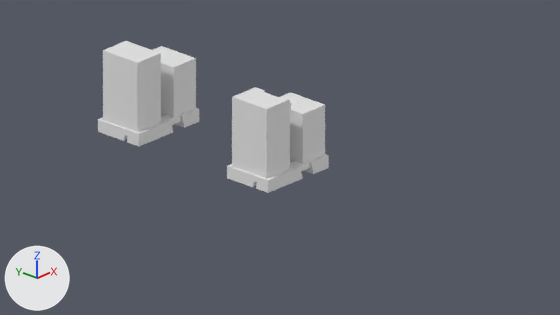
The Blender file models/the_eleventh/blend/eleventh_basemesh_01.blend as it was, and as the next commit left it.
Rendered twice from the file's camera 'Camera'. The lights are fixed; the arrows at lower left show +X, +Y and +Z.

The first picture shows 'base', 'base.001', 'tower_big_src', 'tower_big_src.001', 'tower_big_src.002', 'tower_big_src.003'.
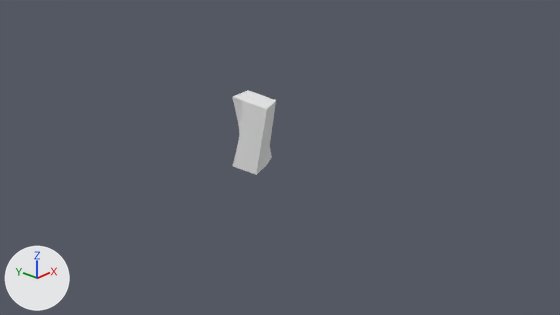
Changed parts and their boxes (x1, y1, x2, y2) in the pictures (560 x 315 px):
'tower_big_src.002', hidden: before (103, 41, 161, 132)
'tower_big_src', reshaped, modifiers changed (24% narrower, 8% shorter): before (232, 87, 290, 179); after (232, 90, 276, 175)
'tower_big_src.001', hidden: before (279, 92, 325, 163)
'tower_big_src.003', hidden: before (153, 46, 196, 117)
'base', hidden: before (227, 154, 329, 193)
'base.001', hidden: before (98, 108, 199, 146)

The edits, one by one:
Material 'Material.001' (mat_material_001) is new.
Its base color is (0.8, 0.8, 0.8) (white #e7e7e7).
Material 'Material' (mat_material) is new.
Its base color is (0.8, 0.8, 0.8) (white #e7e7e7).
me_cube_003 is used by ob_tower_big_src; location (73.0, 0.0, 60.0); scale (5.0, 5.0, 0.971).
me_cube_003 had 8 vertices, 6 faces and spanned x -49.0..-18.0, y -19.0..23.0, z 0.0..346.0.
me_cube_003 now has 261 vertices, 146 faces and spans x -49.0..-9.0, y -20.0..23.0, z 0.0..346.0.
Part 1, on me_cube_003:
6 vertices are removed from x -49.0..-18.0, y -19.0..23.0, z 0.0..346.0.
6 faces are deleted.
108 vertices are added at x -49.0..-9.0, y -20.0..23.0, z 0.0..346.0.
79 new vertices lie (0.0, 0.0, 6.0) away from vertices in x -49.0..-9.0, y -12.0..23.0, z 0.0..334.0.
39 new vertices lie (0.0, 0.0, 6.0) away from vertices in x -49.0..-12.0, y -12.0..23.0, z 31.0..340.0.
19 new vertices lie (0.0, 0.0, 7.0) away from vertices in x -49.0..-10.0, y -11.0..23.0, z 18.0..321.0.
14 new vertices lie (0.0, 0.0, -7.0) away from vertices in x -49.0..-15.0, y -11.0..23.0, z 25.0..309.0.
55 new faces join them, mat_material (white #e7e7e7).
91 new faces join them, mat_material_001 (white #e7e7e7).
me_cube_003 now uses material mat_material_001 (white #e7e7e7).
me_cube_003 now uses material mat_material (white #e7e7e7).
Object 'base.001' (ob_base_001) moves from (17.0, 796.0, 29.0) to (1399.0, 1251.0, -58.0).
Object 'base.001' (ob_base_001) is now hidden.
Object 'base' (ob_base) is now hidden.
Object 'tower_big_src.003' (ob_tower_big_src_003) is now hidden.
Object 'tower_big_src.002' (ob_tower_big_src_002) is now hidden.
Object 'tower_big_src' (ob_tower_big_src) loses its BOOLEAN modifier named 'Boolean'.
Modifier setting removed (it was object = ob_bool1).
Modifier setting removed (it was solver = 'FLOAT').
Object 'tower_big_src' (ob_tower_big_src) loses its BOOLEAN modifier named 'Boolean.001'.
Modifier setting removed (it was object = ob_bool1_001).
Modifier setting removed (it was solver = 'FLOAT').
Object 'tower_big_src.001' (ob_tower_big_src_001) is now hidden.
